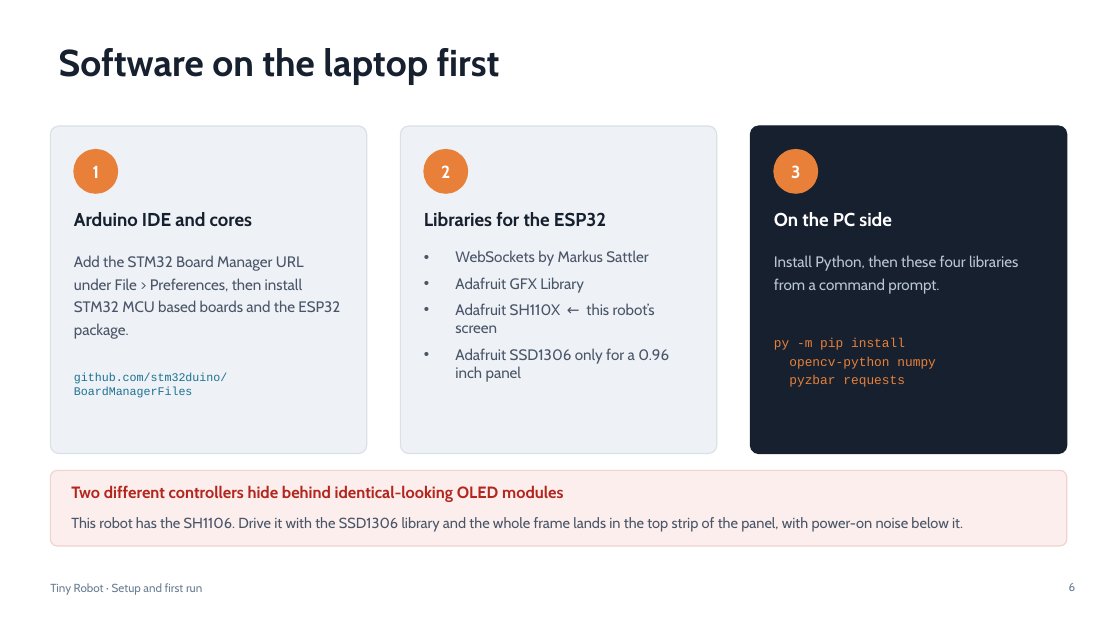
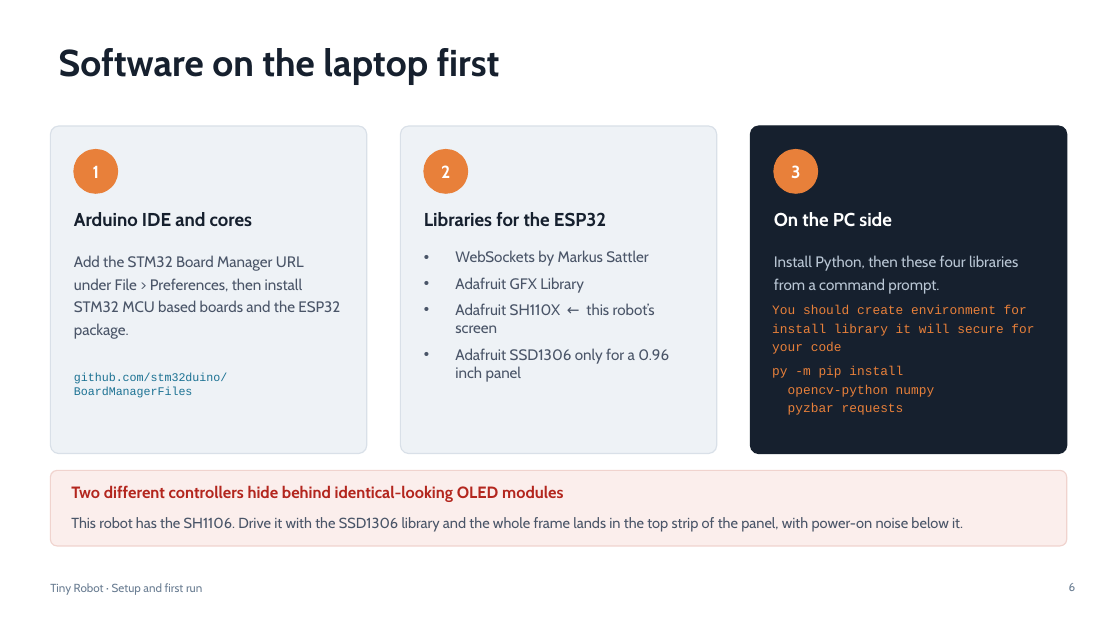
Before and after one commit to 65050090-nichanan/Tiny-robot, a slide deck: slide 6 of docs/Tiny-Robot-Setup-Guide-EN.pptx. Drawn at 1120x630 pixels with LibreOffice and Linux fonts; fonts in the diff are those of the drawing. Boxes give left, top, right and bottom in pixels: in the first picture for what was removed or moved away, otherwise in the second. Text is boxed around its words. In the diff, an @@ line names an element or a change of style, - is before the commit and + after.

```diff
--- a/docs/Tiny-Robot-Setup-Guide-EN.pptx
+++ b/docs/Tiny-Robot-Setup-Guide-EN.pptx
@@ text added at box(772, 305, 1034, 354), 11 pt, text #E8803A @@
+You should create environment for install library it will secure for your code
@@ text "py -m pip install": place and size @@
-text "py -m pip install" at box(774, 338, 936, 387)
+text "py -m pip install" at box(772, 366, 935, 415)
```
Also in this commit, not shown: 5 other slides changed, 1 slide added, 2 other files.
